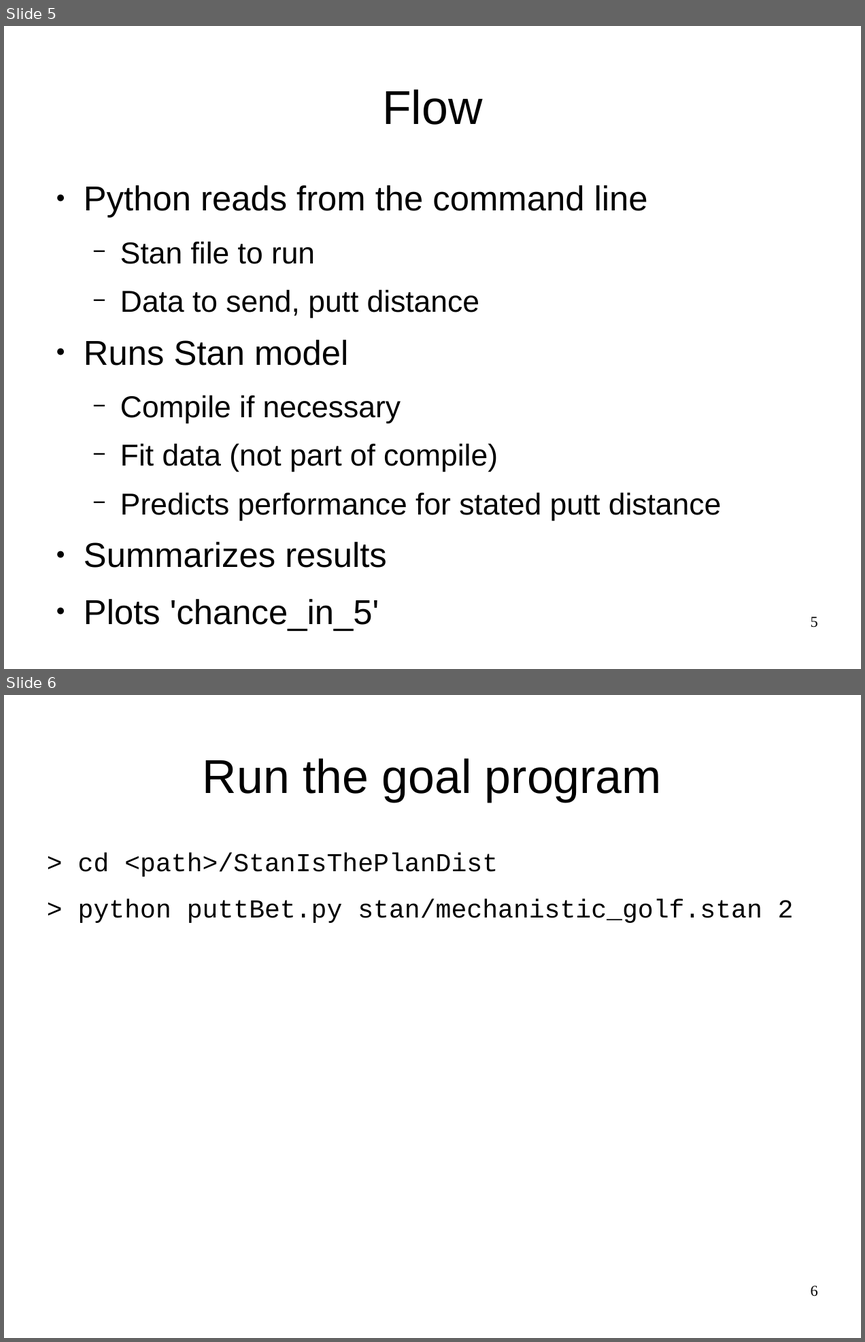
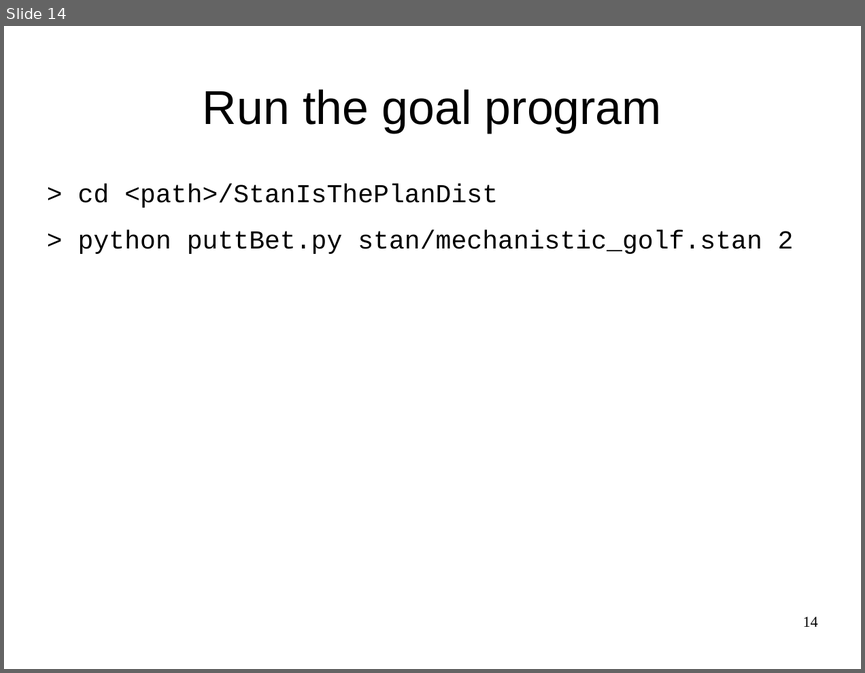
Before and after one commit to breckbaldwin/StanIsThePlan, a slide deck: talks/burlingtonMeetup2019/BurlingtonMeetup.odp. Shown one above the other, each under a label of ours: slides 5 and 6 before the commit, slide 14 after it. The pictures are 865x1342 and 865x673 pixels, drawn with LibreOffice and Linux fonts; fonts in the diff are those of the drawing. Boxes give left, top, right and bottom in pixels: in the first picture for what was removed or moved away, otherwise in the second. Text is boxed around its words. In the diff, an @@ line names an element or a change of style, - is before the commit and + after.

```diff
--- a/talks/burlingtonMeetup2019/BurlingtonMeetup.odp
+++ b/talks/burlingtonMeetup2019/BurlingtonMeetup.odp
@@ slide 5 removed at box(4, 26, 861, 669), background #FFFFFF @@
@@ title removed at box(382, 89, 482, 125) @@
-Flow
@@ text removed at box(84, 185, 721, 631) @@
-● Python reads from the command line
-  − Stan file to run
-  − Data to send, putt distance
-● Runs Stan model
-  − Compile if necessary
-  − Fit data (not part of compile)
-  − Predicts performance for stated putt distance
-● Summarizes results
-● Plots 'chance_in_5'
@@ page number removed at box(810, 616, 818, 627) @@
-5
@@ what was slide 6 is now slide 14 @@
@@ page number at box(803, 616, 818, 626): text changed @@
-6
+14
```
Also in this commit, not shown: 5 slides changed, 15 slides added, 1 other slide removed.
